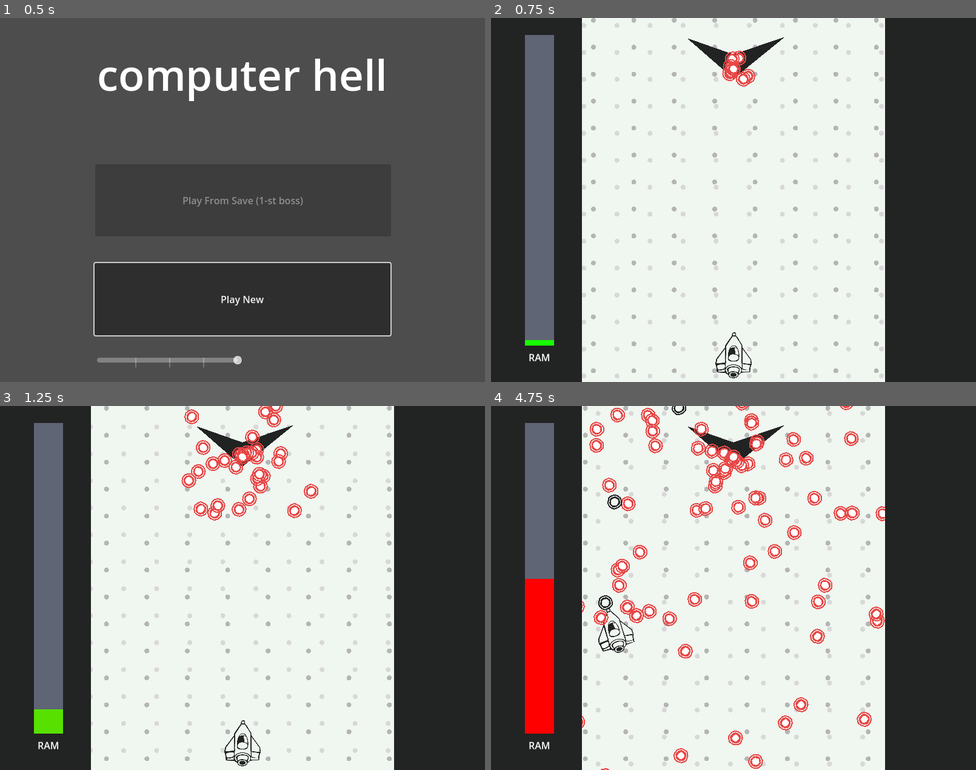
Above: before the commit, frames 1-4 (two rows, left to right).
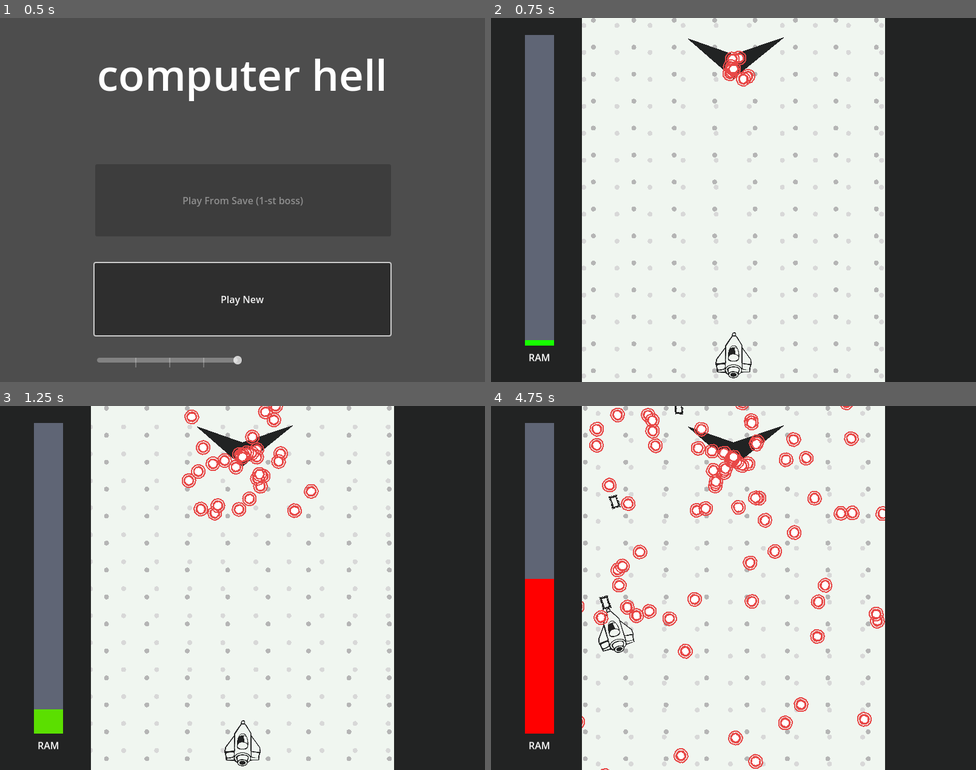
Above: after the commit, the same moments.

Repository: RainMa22/BulletHell
Game: Godot game, scene res://Scenes/Title.tscn
Same seed, same stepped clock (60 frames per second), same inputs: the game is played once before the commit and once after it.
Inputs:
- Up to frame 1 (0.5 s): no input
- Up to frame 2 (0.75 s): click "Play New" at 0.5 s
- Up to frame 3 (1.25 s): no input
- Up to frame 4 (4.75 s): hold D (Right) 1.28-2.03 s; hold Z (Shoot) 1.28-2.03 s; hold S (Down) 2.03-2.78 s; tap Z (Shoot) at 2.1, 3.6 s; hold D (Right) 2.78-3.53 s; hold Z (Shoot) 2.78-3.53 s; hold W (Up) 3.53-4.28 s; hold A (Left) from 4.28 s (still down); hold Z (Shoot) from 4.28 s (still down)

Frame 1 is identical in both runs. In frame 2, less than 0.1% of the frame differs, in the area x 47-55%, y 9-19%; in frame 3, 0.2%; in frame 4, 0.9%, in the area x 18-82%, y 0-100%.

Commit message:
Added l o n g bullet

Diff:
--- a/src/bullet/Bullet.gd
+++ b/src/bullet/Bullet.gd
@@ -39,6 +39,7 @@
 
 func init_starting_velocity() -> void:
 	velocity = starting_speed * starting_direction # Set the velocity upon entering the tree.
+	look_at(global_position + velocity * 10.)
 
 
 
@@ -49,6 +50,7 @@
 	# 	global_position.x -= 250 + 275
 	# elif global_position.x < -275:
 	# 	global_position.x += 250 + 275
+	look_at(global_position + velocity * 10.)
 	style_manager._process(delta)
 
 
--- /dev/null
+++ b/src/bullet/BulletLongStyleManager.gd
@@ -0,0 +1,40 @@
+class_name BulletLongStyleManager extends StyleManager
+
+const DOODLE: Shader = preload("res://src/bullet/DoodleBulletLong.gdshader")
+
+var body_node: Sprite2D
+var outline_node:Sprite2D
+var outline_material: Material
+var styleMaterial:ShaderMaterial
+
+func _init(body_node: Sprite2D, outline_node: Sprite2D):
+	self.body_node = body_node
+	self.outline_node = outline_node
+	outline_material = outline_node.material
+	styleMaterial =  ShaderMaterial.new()
+
+
+func get_body_color() -> Color:
+	return body_node.modulate
+
+func get_outline_color() -> Color:
+	return outline_node.modulate
+
+func doodle_style() -> void:
+	body_node.visible = false;
+	outline_material = outline_node.material
+	outline_node.material = styleMaterial
+	styleMaterial.set_shader(DOODLE)
+	styleMaterial.set_shader_parameter("body_color", get_body_color())
+	styleMaterial.set_shader_parameter("rim_color", get_outline_color())
+	styleMaterial.set_shader_parameter("outline_color", get_outline_color())
+	styleMaterial.set_shader_parameter("ID", Global.current_time)
+	styleMaterial.set_shader_parameter("change_frequency", 5)
+
+func default_style() -> void:
+	body_node.visible = true;
+	outline_node.material = outline_material;
+
+func _process(delta):
+	#styleMaterial.set_shader_parameter("rand_val", rng.randf())
+	pass
--- /dev/null
+++ b/src/bullet/DoodleBulletLong.gdshader
@@ -0,0 +1,91 @@
+shader_type canvas_item;
+
+// DOODLE BULLET
+// Circular bullet design that has wiggly outline.
+
+// COLOURING
+uniform vec4 body_color = vec4(1.); // inner radius
+uniform vec4 rim_color = vec4(0,0,0,1.); // outer radius
+uniform vec4 outline_color = vec4(0,0,0,1.); // the circle around it
+
+// NOISE
+uniform float change_frequency = 5.0;
+uniform float ID = 1.;
+
+// DIMENSIONS
+uniform float body_x_radius_percentage = 0.2;
+uniform float body_y_radius_percentage = 0.05;
+
+uniform float rim_radius_percentage = 0.05;
+
+uniform float outline_extrusion_percentage = 0.01;
+uniform float outline_radius_percentage = 0.03;
+
+// MATHEMATIQUES
+// RANDOM GENERATOR
+float rand(float x){
+	return fract(sin(dot(x,0.1))*43758.5453);
+}
+// COSINE INTERPOLATION IMPLEMENTATION
+float cosine_interpolation(float a, float b, float dist_from_a, float size){
+	float x = dist_from_a/size;
+	float x2 =(1.0-cos(PI*x))/2.;
+	return a*(1.-x2)+b*(x2);
+}
+// 1 - dimension perlin - sort-of
+float smoothrand(float x){
+	float size = 2.;
+
+	float a_point = floor(x/size)*size;
+	float dist_from_a = x - a_point;
+	float a_y = rand(a_point);
+	float b_point = ceil(x/size)*size;
+	float b_y = rand(b_point);
+
+	return cosine_interpolation(abs(a_y),abs(b_y),dist_from_a, size);
+}
+// NOISE
+float noise(float x) {
+	return (smoothrand(x)+smoothrand(x*1.1)+smoothrand(x*0.9))/3.;
+}
+
+
+
+// MAIN COLOUR SHADER
+void fragment() {
+	// UV and RADIUS, THETA calculations
+	float x = UV.x-.5;
+	float y = UV.y-.5;
+	float radius = sqrt(x*x + y*y);
+	float theta = (atan(y,x));
+
+	// Variation calculations
+	float alpha = 1.0;
+	float variant_num = floor(TIME * change_frequency + ID);
+
+	float offset = (noise(sin(theta*2.)*TAU-variant_num*7.))/10.;
+	float offset2 = (noise(sin(theta*1.5)*TAU-variant_num*13.))/16.;
+
+
+
+	// UV Percentages
+	float max_body_x = body_x_radius_percentage + noise(variant_num*7.)/20. + offset;
+	float max_body_y = body_y_radius_percentage + noise(variant_num*7.)/20. + offset;
+
+	float max_rim_x = max_body_x + rim_radius_percentage + noise(variant_num*13.)/40. + offset2;
+	float max_rim_y = max_body_y + rim_radius_percentage + noise(variant_num*13.)/40. + offset2;
+
+	if(abs(x) < max_body_x && abs(y) < max_body_y) { // BODY
+		COLOR = body_color;
+	} else if (abs(x) < max_rim_x && abs(y) < max_rim_y) {
+		COLOR = rim_color;
+	} else if ((abs(x) < max_rim_x + outline_extrusion_percentage + outline_radius_percentage && abs(x) > max_rim_x + outline_extrusion_percentage)
+				&& abs(y) < max_rim_y + outline_extrusion_percentage + outline_radius_percentage) {
+		COLOR = outline_color;
+	} else if ((abs(y) < max_rim_y + outline_extrusion_percentage + outline_radius_percentage && abs(y) > max_rim_y + outline_extrusion_percentage)
+				&& abs(x) < max_rim_x + outline_extrusion_percentage + outline_radius_percentage) {
+		COLOR = outline_color;
+	} else { // TRANSPARENCY
+		COLOR = vec4(0.);
+	}
+}
--- /dev/null
+++ b/src/bullet/DoodleLongPreview.tscn
@@ -0,0 +1,50 @@
+[gd_scene load_steps=6 format=3 uid="uid://4fk7gv47e2my"]
+
+[ext_resource type="Script" path="res://src/bullet/Bullet.gd" id="1_v71c8"]
+[ext_resource type="Shader" path="res://src/bullet/DoodleBulletLong.gdshader" id="2_icgxs"]
+[ext_resource type="Texture2D" uid="uid://deve7snoj5rrt" path="res://resources/visuals/WhiteCirclex256.png" id="3_v08kq"]
+
+[sub_resource type="ShaderMaterial" id="ShaderMaterial_yupio"]
+shader = ExtResource("2_icgxs")
+shader_parameter/body_color = Vector4(1, 1, 1, 1)
+shader_parameter/rim_color = Vector4(0, 0, 0, 1)
+shader_parameter/outline_color = Vector4(0, 0, 0, 1)
+shader_parameter/change_frequency = 1.0
+shader_parameter/ID = 1.0
+shader_parameter/body_x_radius_percentage = 0.1
+shader_parameter/body_y_radius_percentage = 0.5
+shader_parameter/rim_radius_percentage = 0.3
+shader_parameter/outline_extrusion_percentage = 0.05
+shader_parameter/outline_radius_percentage = 0.08
+
+[sub_resource type="CircleShape2D" id="CircleShape2D_qvb2s"]
+radius = 8.15
+
+[node name="Bullet" type="Area2D"]
+position = Vector2(0, -1)
+collision_layer = 24
+collision_mask = 7
+script = ExtResource("1_v71c8")
+
+[node name="Circle" type="Sprite2D" parent="."]
+material = SubResource("ShaderMaterial_yupio")
+position = Vector2(-37, 0)
+scale = Vector2(0.156617, 0.157)
+texture = ExtResource("3_v08kq")
+
+[node name="Circle2" type="Sprite2D" parent="."]
+visible = false
+scale = Vector2(0.105, 0.105)
+texture = ExtResource("3_v08kq")
+
+[node name="Hitbox" type="CollisionShape2D" parent="."]
+visible = false
+shape = SubResource("CircleShape2D_qvb2s")
+
+[node name="ExpireTimer" type="Timer" parent="."]
+
+[node name="OnScreenNotifier" type="VisibleOnScreenNotifier2D" parent="."]
+rect = Rect2(-15, -15, 30, 30)
+
+[connection signal="timeout" from="ExpireTimer" to="." method="_on_expire_timer_timeout"]
+[connection signal="screen_exited" from="OnScreenNotifier" to="." method="_on_on_screen_notifier_screen_exited"]
--- /dev/null
+++ b/src/bullet/PlayerBullet.gd
@@ -0,0 +1,8 @@
+class_name LongBullet extends Bullet
+
+
+
+func _ready():
+	super()
+	style_manager = BulletLongStyleManager.new(body, outline)
+	style_manager.on_style_change()
--- a/src/bullet/PlayerBullet.tscn
+++ b/src/bullet/PlayerBullet.tscn
@@ -1,10 +1,12 @@
-[gd_scene load_steps=2 format=3 uid="uid://jrorvg5viv15"]
+[gd_scene load_steps=3 format=3 uid="uid://jrorvg5viv15"]
 
 [ext_resource type="PackedScene" uid="uid://cs8lnupepor0n" path="res://src/bullet/Bullet.tscn" id="1_bg76o"]
+[ext_resource type="Script" path="res://src/bullet/PlayerBullet.gd" id="2_xhdd1"]
 
 [node name="PlayerBullet" instance=ExtResource("1_bg76o")]
 collision_layer = 8
 collision_mask = 5
+script = ExtResource("2_xhdd1")
 allow_invincibility_frames = false
 
 [node name="Circle" parent="." index="0"]
